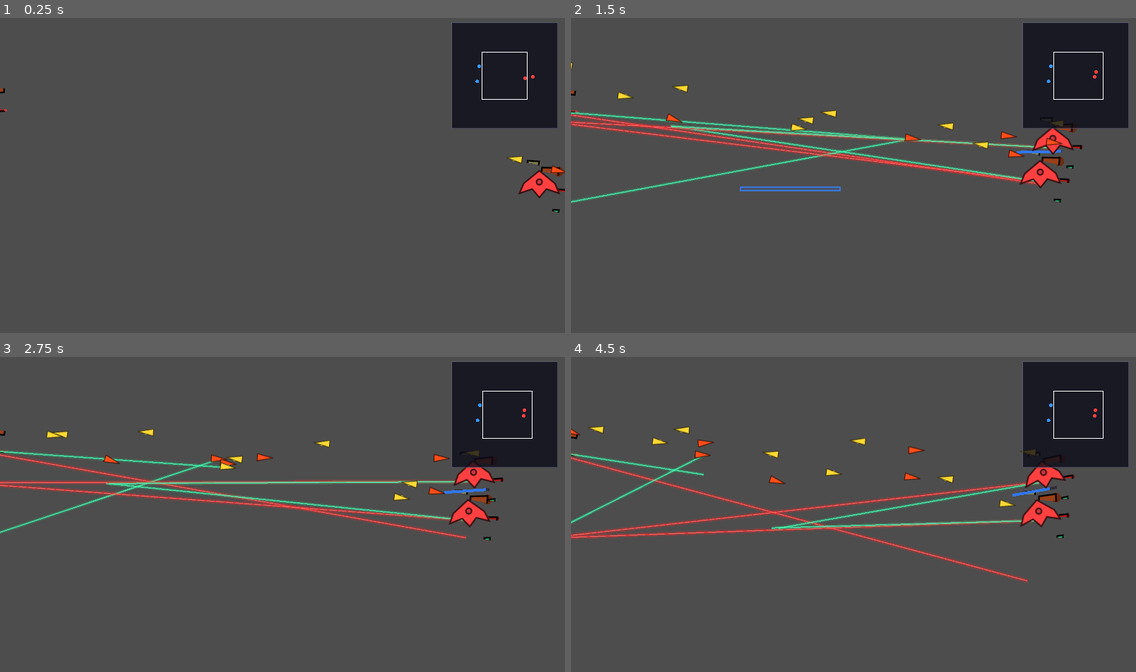
Above: before the commit, frames 1-4 (two rows, left to right).
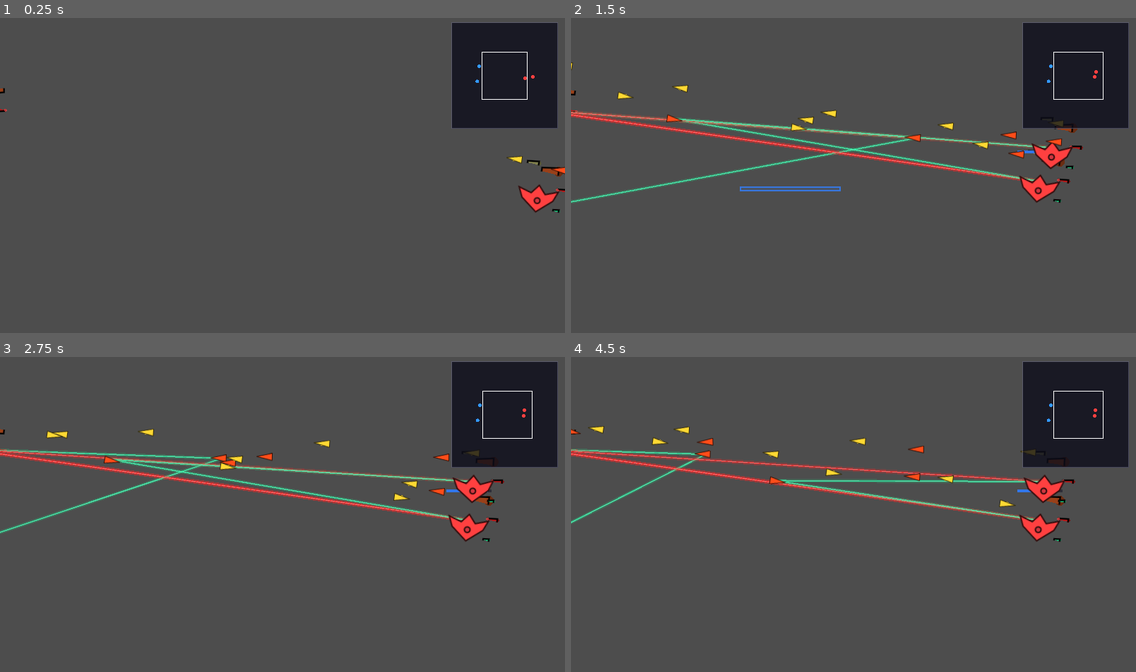
Above: after the commit, the same moments.

Repository: ZhanXuzhao/SpaceRTS
Game: Godot game, scene res://scenes/main.tscn
Same seed, same stepped clock (60 frames per second), same inputs: the game is played once before the commit and once after it.
Inputs (mouse positions are in pixels of both pictures, inside the frame that each line leads up to):
- Up to frame 1 (0.25 s): no input
- Up to frame 2 (1.5 s): tap Enter at 0.5 s; move the mouse to (977, 159) at 0.52 s; hold W 0.53-1.25 s; tap R at 0.6 s; click (977, 159) at 0.67 s; drag from (740, 191) to (1039, 181) at 1.27 s
- Up to frame 3 (2.75 s): move the mouse to (339, 445) at 2.02 s; hold W from 2.03 s (still down); hold Shift from 2.03 s (still down)
- Up to frame 4 (4.5 s): release W at 2.75 s; release Shift at 2.75 s; drag from (825, 577) to (1045, 483) at 2.77 s; move the mouse to (1023, 561) at 3.52 s; hold A 3.53-4.25 s; tap Q at 3.6 s; drag from (684, 467) to (943, 511) at 4.27 s

The runs differ from the first frame. In frame 1, 0.6% of the frame differs, in the area x 91-100%, y 46-62%; in frame 2, 5.5%; in frame 3, 7.2%; in frame 4, 7.9%, in the area x 0-90%, y 22-72%.

Commit message:
fix: 飞船/弹体旋转改为旋转 Sprite2D，去掉平滑旋转逻辑

Diff:
--- a/scripts/projectile.gd
+++ b/scripts/projectile.gd
@@ -73,7 +73,7 @@
 		_direction = (_target_unit.global_position - global_position).normalized()
 		# 追踪弹略微调整角度
 		var angle = _direction.angle()
-		rotation = angle
+		_sprite.rotation = angle
 
 	# 物理移动
 	var desired = _direction * max_speed
--- a/scripts/unit.gd
+++ b/scripts/unit.gd
@@ -142,7 +142,7 @@
 			if _slot_weapons[i] != null:
 				_slot_angles[i] = _rotate_toward(_slot_angles[i], 0.0, 90.0 * delta)
 
-	# ---- 飞船朝向 ----
+	# ---- 飞船朝向（旋转 Sprite2D，避免影响血条等子节点） ----
 	var facing_target: Vector2
 	if is_instance_valid(_current_target):
 		facing_target = _current_target.global_position
@@ -152,14 +152,7 @@
 		facing_target = Vector2.ZERO
 
 	if facing_target != Vector2.ZERO:
-		var target_angle = (facing_target - global_position).angle()
-		var angle_diff = fmod(target_angle - _facing_angle + PI, TAU) - PI
-		var ang_accel = clamp(angle_diff * 4.0, -deg_to_rad(angular_acceleration * delta), deg_to_rad(angular_acceleration * delta))
-		_angular_vel += ang_accel * delta
-		_angular_vel = clamp(_angular_vel, -deg_to_rad(max_angular_speed), deg_to_rad(max_angular_speed))
-		_facing_angle += _angular_vel * delta
-		_facing_angle = fmod(_facing_angle, TAU)
-		rotation = _facing_angle
+		_sprite.rotation = (facing_target - global_position).angle()
 
 	# ---- 战斗 / 追击 ----
 	var max_range = _get_max_range()
